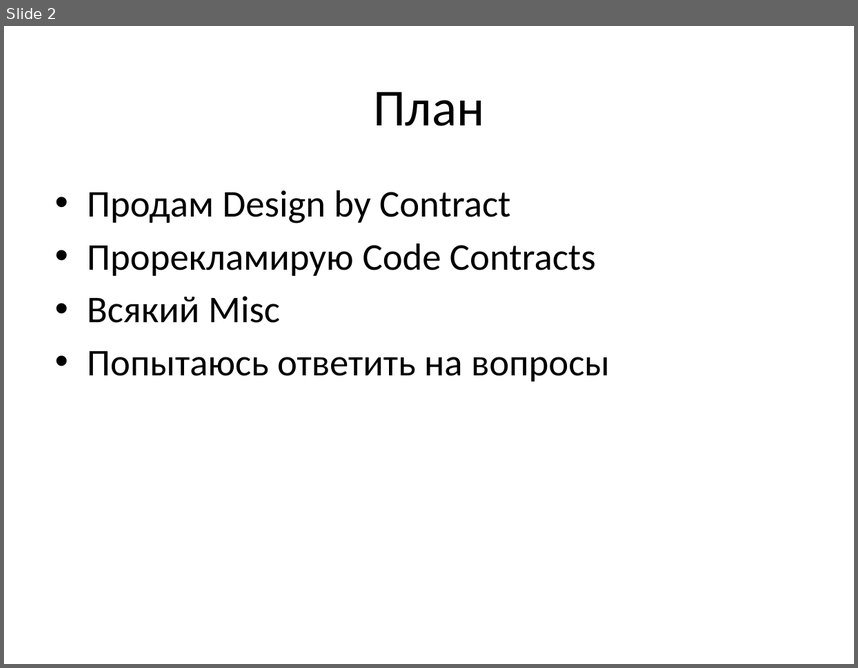
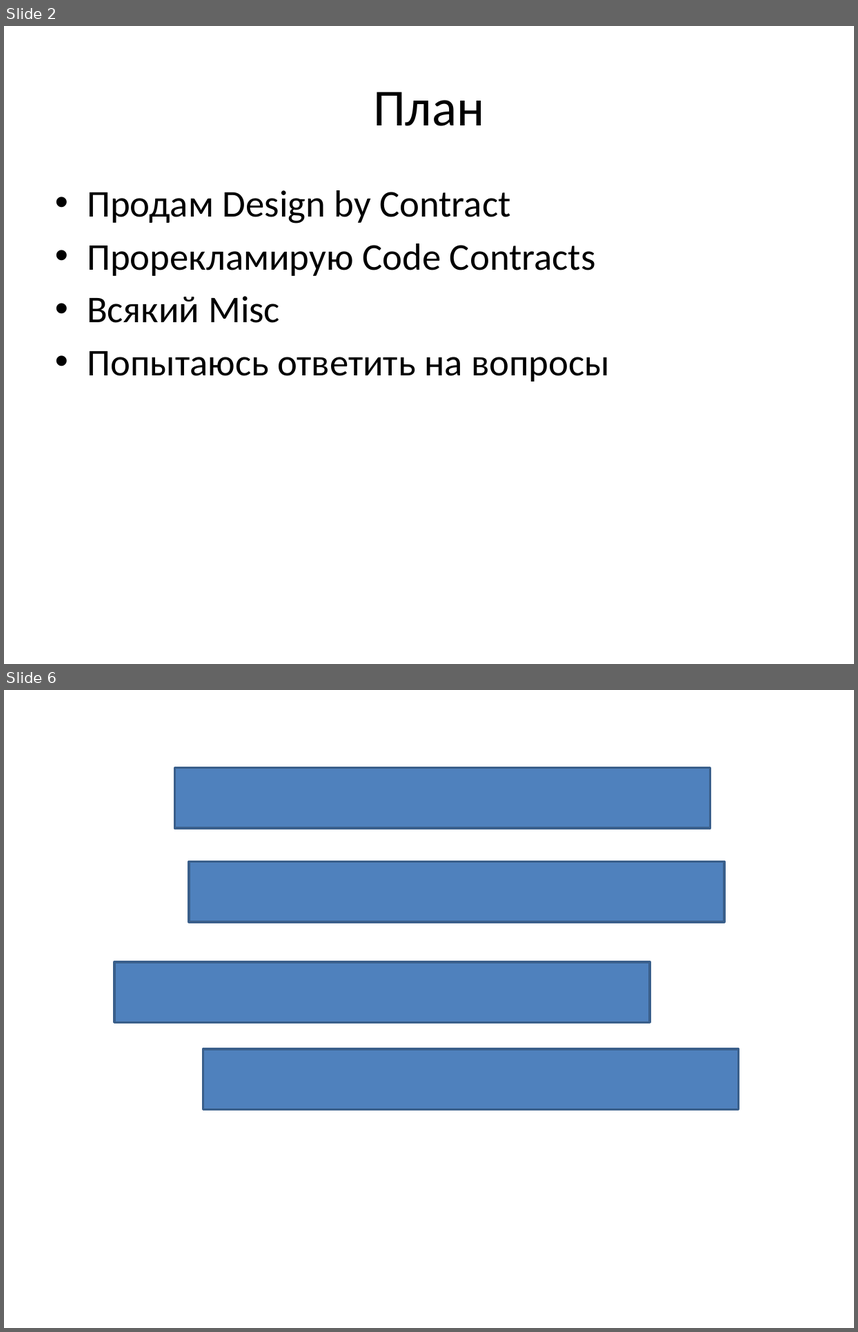
Before and after one commit to chaliy/my_talks, a slide deck: CodeContracts/Code Contracts.pptx. Shown one above the other, each under a label of ours: slide 2 before the commit, slides 2 and 6 after it; the slides between them are not shown. The pictures are 858x668 and 858x1332 pixels, drawn with LibreOffice and Linux fonts; fonts in the diff are those of the drawing. Boxes give left, top, right and bottom in pixels: in the first picture for what was removed or moved away, otherwise in the second. Text is boxed around its words. In the diff, an @@ line names an element or a change of style, - is before the commit and + after.

```diff
--- a/CodeContracts/Code Contracts.pptx
+++ b/CodeContracts/Code Contracts.pptx
@@ slide 6 added at (x1=4, y1=690, x2=854, y2=1328), background #FFFFFF @@
@@ rectangle added at (x1=175, y1=768, x2=711, y2=829), fill #4F81BD, outline #3A5F8C 2 pt @@
@@ rectangle added at (x1=188, y1=862, x2=724, y2=922), fill #4F81BD, outline #3A5F8C 2 pt @@
@@ rectangle added at (x1=114, y1=962, x2=650, y2=1023), fill #4F81BD, outline #3A5F8C 2 pt @@
@@ rectangle added at (x1=203, y1=1049, x2=738, y2=1109), fill #4F81BD, outline #3A5F8C 2 pt @@
```
Also in this commit, not shown: 7 other slides added, 1 slide removed, 1 other file.
